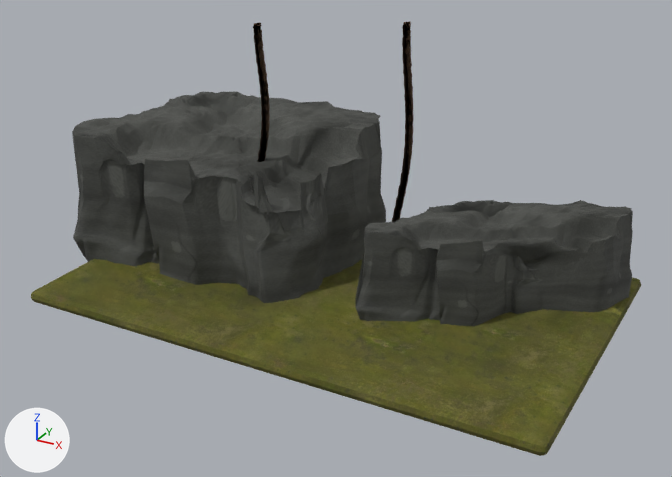
A saved change to the Blender file assets/3d/dungeons/b3_industrial_candidates/rebar_rubble/sources/f3_rebar_rubble.blend.
The view is the same before and after, from a 50 mm lens placed at (1.6, -2.94, 1.73), pointed at (0.03, -0.09, 0.3). The axes (+X, +Y, +Z) are drawn at lower left. The lights are the same throughout. The first picture is the older version.

Names of what the first picture shows: 'F3_CONCRETE_BROKEN_INTERIOR_WITH_EMBEDDED_STONES.001_surface', 'F3_CONCRETE_BROKEN_INTERIOR_WITH_EMBEDDED_STONES_surface', 'F3_OLD_CONCRETE_INTACT_AND_FRACTURE.001_surface', 'F3_OLD_CONCRETE_INTACT_AND_FRACTURE_surface', 'f3_damp_concrete_surface', 'oxidized_reinforcing_steel.001_surface', 'oxidized_reinforcing_steel_surface'.
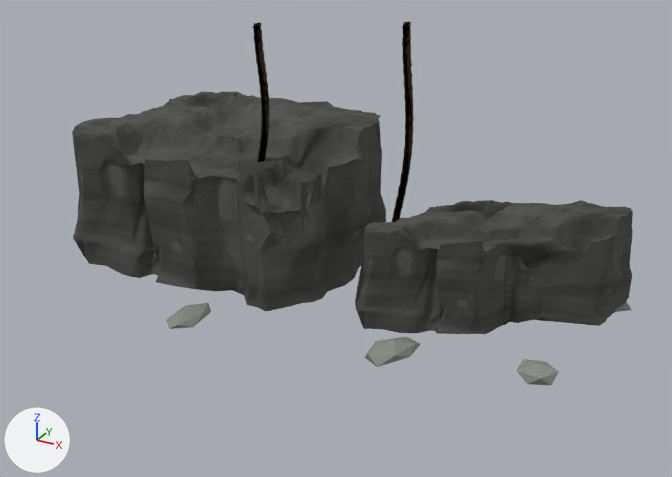
What the commit changed:
Picture 'f3_exposed_aggregate_010b21ab9520_orm.jpg' (img_f3_exposed_aggregate_010b21ab9520_orm_jpg) is new.
Picture 'f3_exposed_aggregate_010b21ab9520_basecolor.jpg' (img_f3_exposed_aggregate_010b21ab9520_basecolor_jpg) is new.
Picture 'f3_exposed_aggregate_010b21ab9520_normal.jpg' (img_f3_exposed_aggregate_010b21ab9520_normal_jpg) is new.
Material 'f3_exposed_aggregate' (mat_f3_exposed_aggregate) is new.
Uses the picture img_f3_exposed_aggregate_010b21ab9520_basecolor_jpg.
Uses the picture img_f3_exposed_aggregate_010b21ab9520_normal_jpg.
Uses the picture img_f3_exposed_aggregate_010b21ab9520_orm_jpg.
Mesh me_icosphere is new.
It has 144 vertices, 240 faces and spans x -0.21..1.84, y -0.69..0.39, z -0.04..0.04.
It uses material mat_f3_exposed_aggregate.
Object 'f3_damp_concrete_surface' (ob_f3_damp_concrete_surface) is deleted.
Object 'f3_exposed_aggregate_surface' (ob_f3_exposed_aggregate_surface) is new; it shows me_icosphere.
Its parent is ob_f3_rebar_rubble.
Its location is (-0.781, 0.136, 0.025).

What differs and where, as boxes (x1, y1, x2, y2) in the pictures (672 x 477 px):
'f3_damp_concrete_surface', deleted (yellow): before (31, 259, 641, 456)
'f3_exposed_aggregate_surface', added (mostly hidden): after (166, 301, 631, 385)
